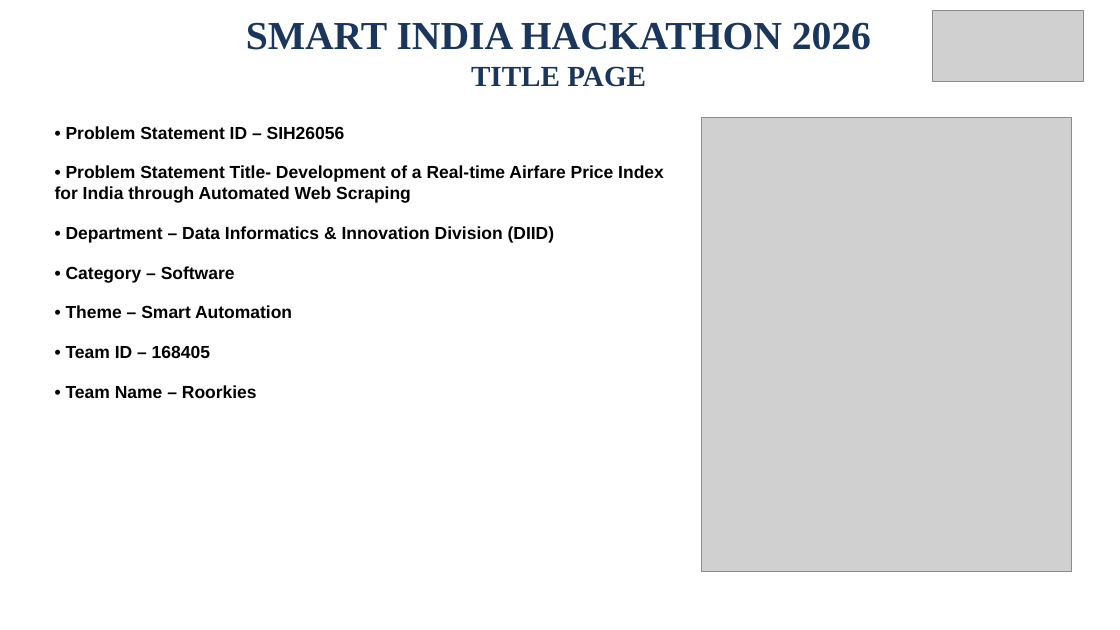
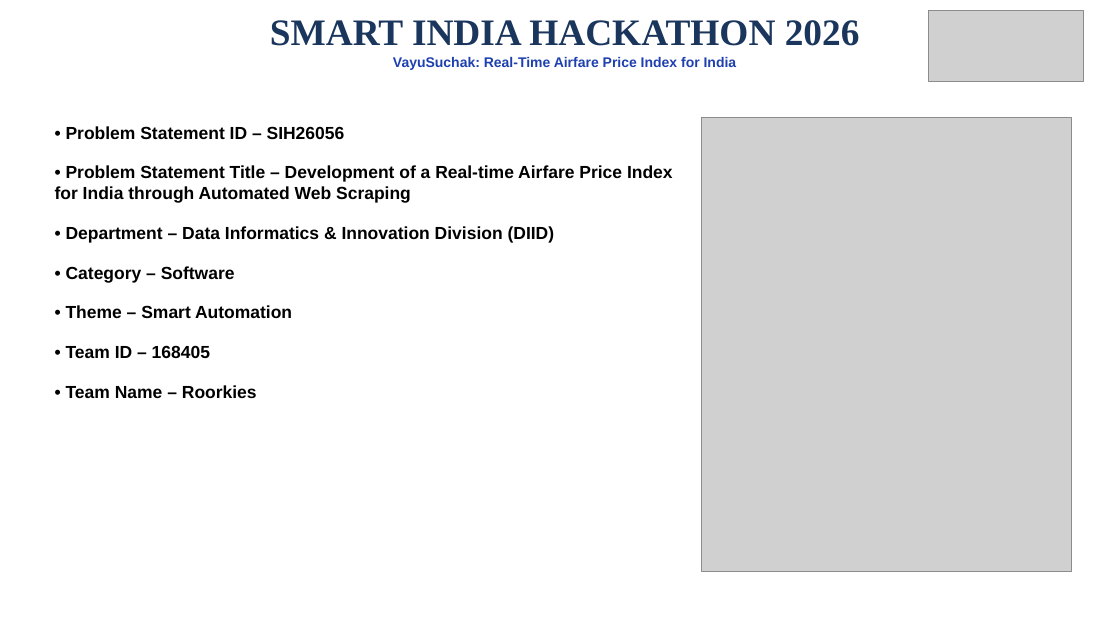
Before and after one commit to oshshivish-tech/sih26056_airfare_cpi, a slide deck: slide 1 of public/AirIntel_India_SIH26056_Presentation.pptx. Drawn at 1120x630 pixels with LibreOffice and Linux fonts; fonts in the diff are those of the drawing; grey boxes stand for pictures. Boxes give left, top, right and bottom in pixels: in the first picture for what was removed or moved away, otherwise in the second. Text is boxed around its words. In the diff, an @@ line names an element or a change of style, - is before the commit and + after.

```diff
--- a/public/AirIntel_India_SIH26056_Presentation.pptx
+++ b/public/AirIntel_India_SIH26056_Presentation.pptx
@@ text at (270,20,860,46): size 34 to 32 pt in "SMART INDIA HACKATHON 2026" @@
@@ picture: place and size @@
-picture at (933,10,1084,82)
+picture at (928,10,1084,82)
@@ text at (393,57,737,70): text changed; size 25 to 12 pt; font Times New Roman to Arial; text colour #1B365D to #1E40AF @@
-TITLE PAGE
+VayuSuchak: Real-Time Airfare Price Index for India
@@ text at (55,165,673,203): text changed @@
-• Problem Statement Title- Development of a Real-time Airfare Price Index for India through Automated Web Scraping
+• Problem Statement Title – Development of a Real-time Airfare Price Index for India through Automated Web Scraping
```
Also in this commit, not shown: 4 other slides changed, 1 slide added, 1 slide removed, 36 other files.
